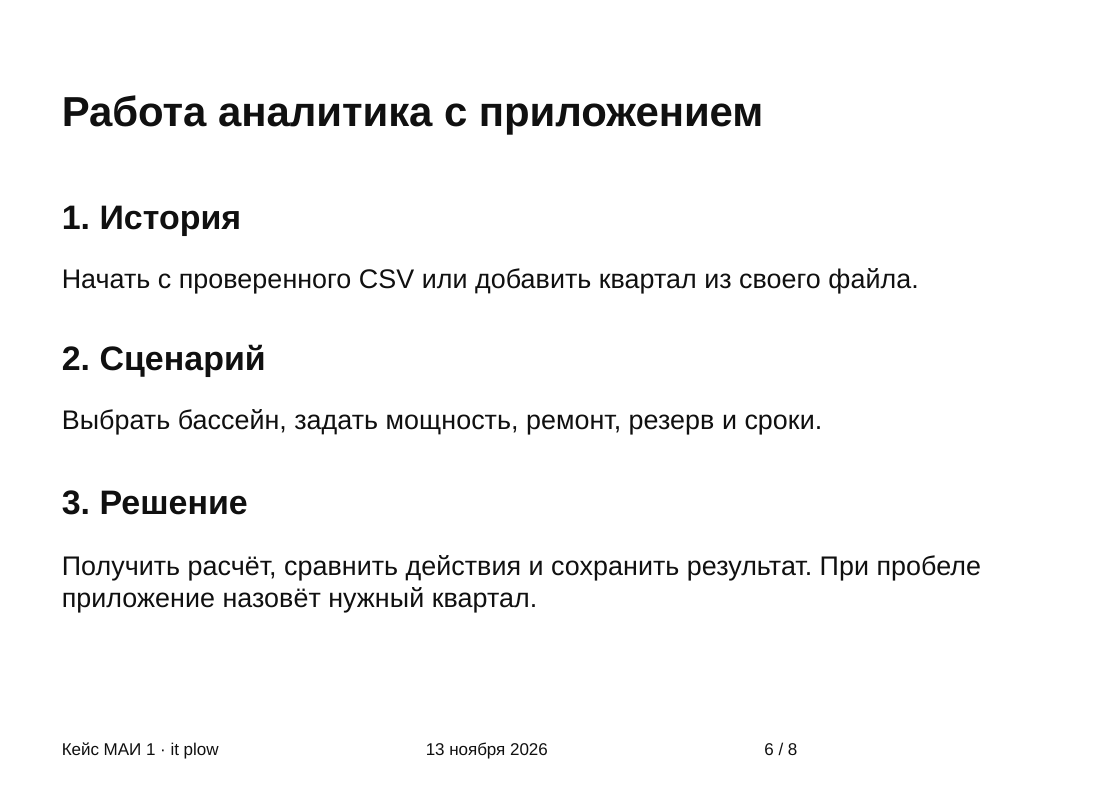
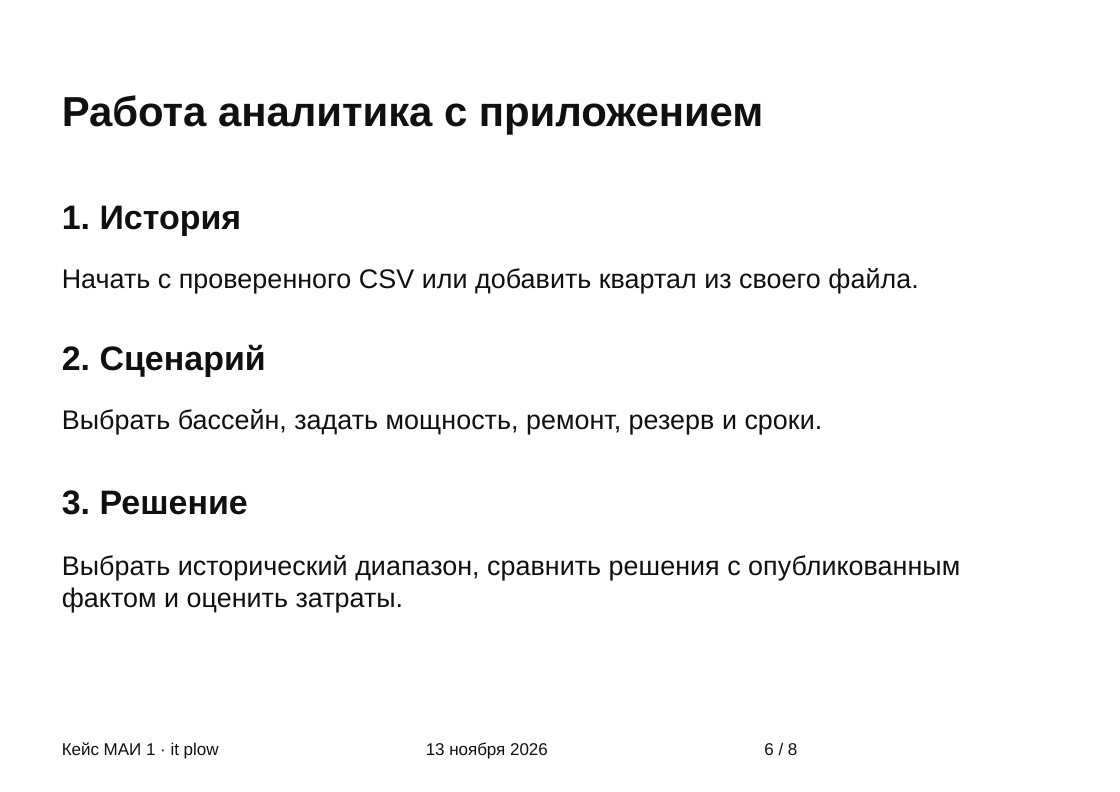
Before and after one commit to Maximoff35/mai-transport-forecast, a slide deck: slide 6 of 02 Защита/Защита.pptx. Drawn at 1120x792 pixels with LibreOffice and Linux fonts; fonts in the diff are those of the drawing. Boxes give left, top, right and bottom in pixels: in the first picture for what was removed or moved away, otherwise in the second. Text is boxed around its words. In the diff, an @@ line names an element or a change of style, - is before the commit and + after.

```diff
--- a/02 Защита/Защита.pptx
+++ b/02 Защита/Защита.pptx
@@ text at [62,555,960,612]: text changed @@
-Получить расчёт, сравнить действия и сохранить результат. При пробеле приложение назовёт нужный квартал.
+Выбрать исторический диапазон, сравнить решения с опубликованным фактом и оценить затраты.
```
Also in this commit, not shown: 1 slide added, 1 slide removed, 7 other files.
